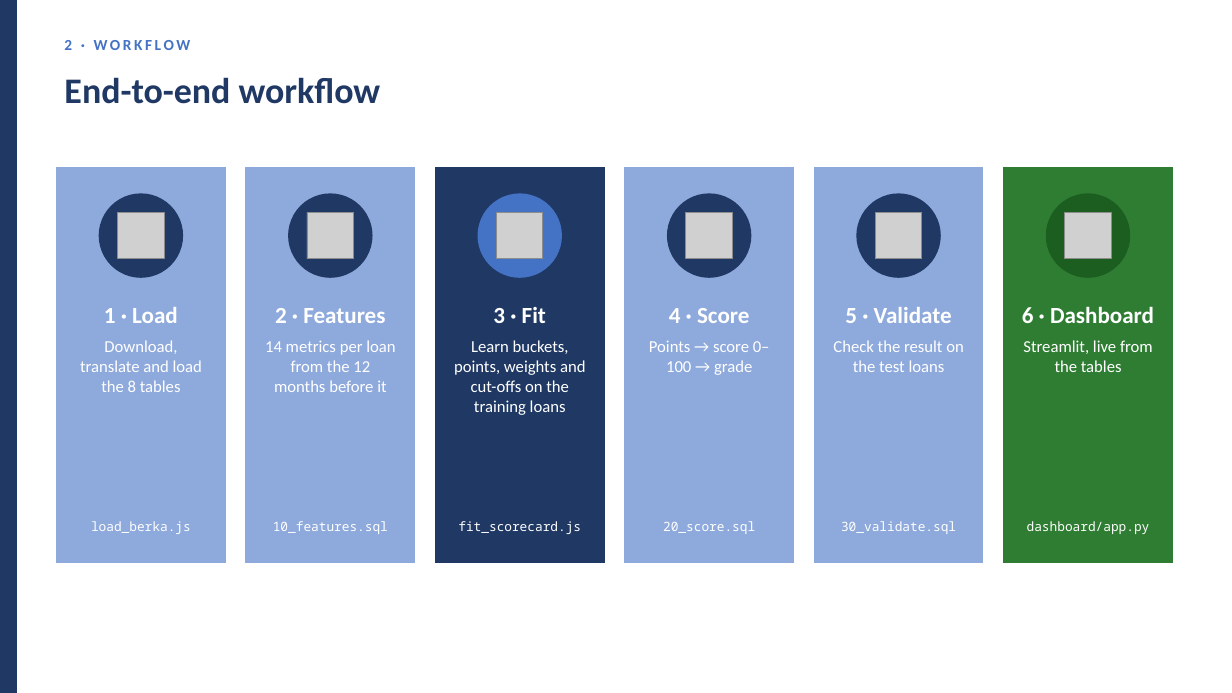
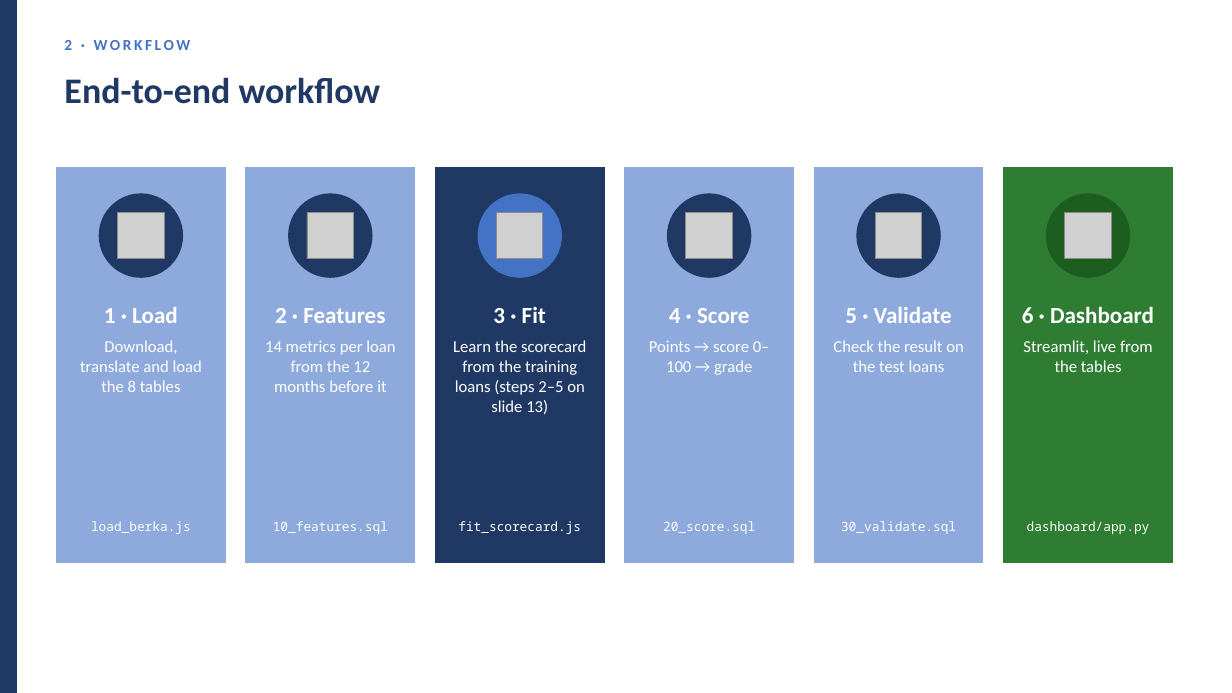
Before and after one commit to huotrithy/da-assignment-risk-scoring, a slide deck: slide 11 of docs/Final_Presentation.pptx. Drawn at 1232x693 pixels with LibreOffice and Linux fonts; fonts in the diff are those of the drawing; grey boxes stand for pictures. Boxes give left, top, right and bottom in pixels: in the first picture for what was removed or moved away, otherwise in the second. Text is boxed around its words. In the diff, an @@ line names an element or a change of style, - is before the commit and + after.

```diff
--- a/docs/Final_Presentation.pptx
+++ b/docs/Final_Presentation.pptx
@@ text at box(453, 340, 586, 414): text changed @@
-Learn buckets, points, weights and cut-offs on the training loans
+Learn the scorecard from the training loans (steps 2–5 on slide 13)
```
Also in this commit, not shown: 8 other slides changed, 2 slides added, 1 slide removed, 1 other file.
